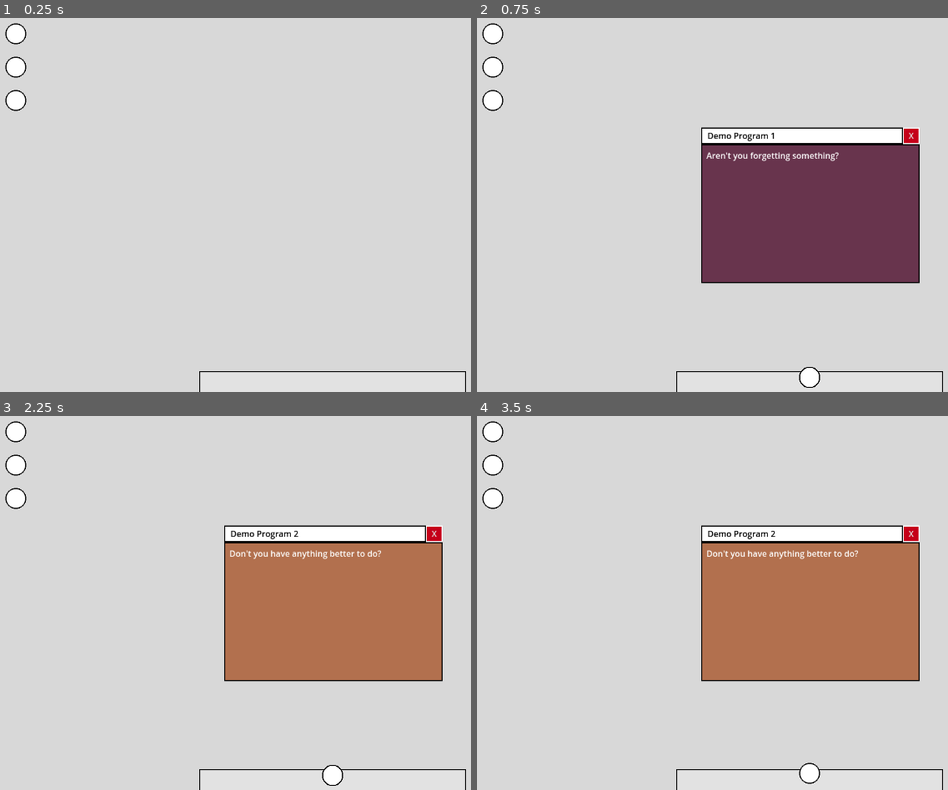
Above: before the commit, frames 1-4 (two rows, left to right).
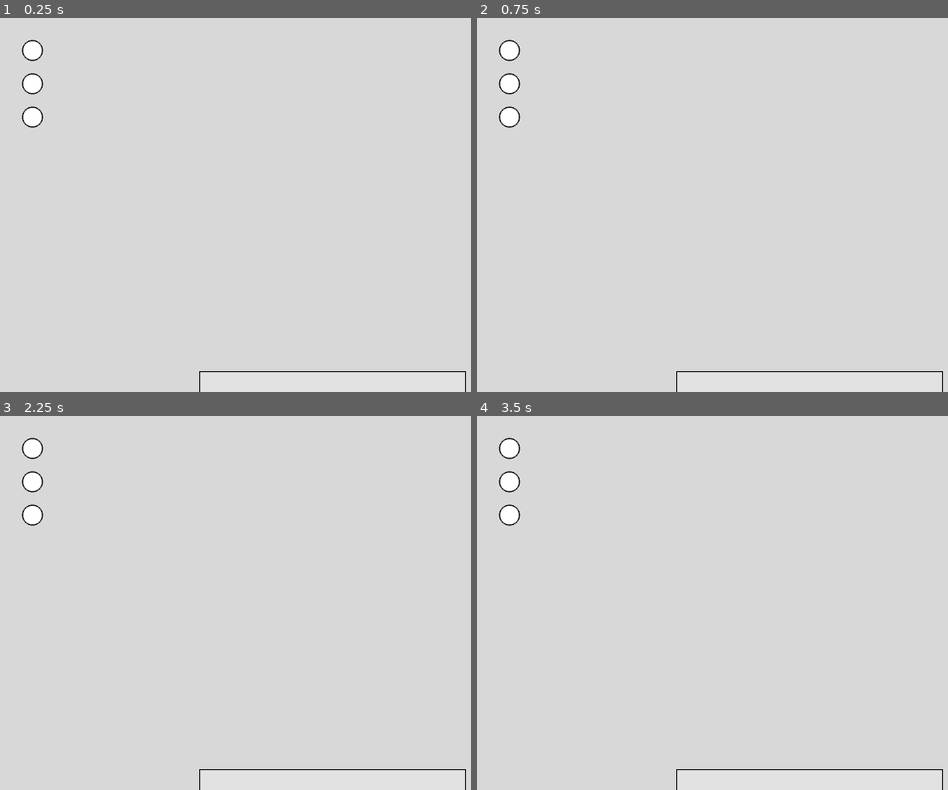
Above: after the commit, the same moments.

Repository: MunnChai/GMTKGameJam2025
Game: Godot game, scene res://desktop/desktop.tscn
Same seed, same stepped clock (60 frames per second), same inputs: the game is played once before the commit and once after it. The project has no main scene, so this scene is started directly.
Inputs (mouse positions are in pixels of both pictures, inside the frame that each line leads up to):
- Up to frame 1 (0.25 s): no input
- Up to frame 2 (0.75 s): click (491, 32) at 0.52 s
- Up to frame 3 (2.25 s): click (433, 531) at 1.25 s, where only the run before the commit has a clickable "X"; click (14, 430) at 2.02 s
- Up to frame 4 (3.5 s): click (811, 775) at 2.77 s

The runs differ from the first frame. In frame 1, 1.2% of the frame differs, in the area x 1-10%, y 1-30%; in frame 2, 21%; in frame 3, 21%; in frame 4, 21%, in the area x 1-94%, y 1-99%.

Commit message:
Add basic error popup, make close animation play on top

Diff:
--- a/game/gmtkgamejam2025/desktop/desktop.gd
+++ b/game/gmtkgamejam2025/desktop/desktop.gd
@@ -11,7 +11,7 @@
 
 ## TODO:
 ## - Make closing windows stay on top while playing close animation
-## - Add shadows to windows
+## - Add movement to hovering icons, add shadows to icons
 
 ## Registry of Window Program ID to PackedScene
 @export var window_packed_scenes: Dictionary[StringName, PackedScene]
--- a/game/gmtkgamejam2025/desktop/desktop.tscn
+++ b/game/gmtkgamejam2025/desktop/desktop.tscn
@@ -1,13 +1,15 @@
-[gd_scene load_steps=5 format=3 uid="uid://baai2h5kog4i6"]
+[gd_scene load_steps=6 format=3 uid="uid://baai2h5kog4i6"]
 
 [ext_resource type="Script" uid="uid://cqjrvgo3y4e3h" path="res://desktop/desktop.gd" id="1_cg3fv"]
 [ext_resource type="PackedScene" uid="uid://lysrnk033b8v" path="res://desktop/window/test_window/test_window.tscn" id="2_87qqj"]
+[ext_resource type="PackedScene" uid="uid://84nw05m865xp" path="res://desktop/window/error_popup/error_popup.tscn" id="3_irqsv"]
 [ext_resource type="PackedScene" uid="uid://bf2h01ok52xw4" path="res://desktop/shortcut_icon/shortcut_icon.tscn" id="3_py4qr"]
 [ext_resource type="PackedScene" uid="uid://bgj7bok1k4k1n" path="res://desktop/task_bar/task_bar.tscn" id="4_xkt3d"]
 
 [node name="Desktop" type="Node2D"]
 script = ExtResource("1_cg3fv")
 window_packed_scenes = Dictionary[StringName, PackedScene]({
+&"error": ExtResource("3_irqsv"),
 &"hello_world": ExtResource("2_87qqj")
 })
 
@@ -45,10 +47,10 @@
 grow_horizontal = 2
 grow_vertical = 2
 mouse_filter = 2
-theme_override_constants/margin_left = 32
-theme_override_constants/margin_top = 32
-theme_override_constants/margin_right = 32
-theme_override_constants/margin_bottom = 32
+theme_override_constants/margin_left = 64
+theme_override_constants/margin_top = 64
+theme_override_constants/margin_right = 64
+theme_override_constants/margin_bottom = 64
 
 [node name="VBoxContainer" type="VBoxContainer" parent="CanvasLayer/DesktopIcons"]
 layout_mode = 2
@@ -68,8 +70,9 @@
 
 [node name="ShortcutIcon3" parent="CanvasLayer/DesktopIcons/VBoxContainer" instance=ExtResource("3_py4qr")]
 layout_mode = 2
+app_id = &"error"
 args = Dictionary[StringName, Variant]({
-&"color": Color(1, 1, 1, 1)
+&"text": "Something went wrong!"
 })
 
 [node name="Windows" type="Control" parent="CanvasLayer"]
--- a/game/gmtkgamejam2025/desktop/shortcut_icon/shortcut_icon.gd
+++ b/game/gmtkgamejam2025/desktop/shortcut_icon/shortcut_icon.gd
@@ -20,14 +20,21 @@
 @export var args: Dictionary[StringName, Variant]
 var window_instance: DesktopWindow
 
+var being_removed := false
+
 func _ready() -> void:
 	%Button.pressed.connect(_on_pressed)
 
 func _on_pressed() -> void:
+	if being_removed:
+		return
 	trigger()
+	TweenUtil.pop_delta(self, Vector2(0.2, 0.2), 0.3)
 
 ## Trigger this shortcut
 func trigger() -> void:
+	if being_removed:
+		return
 	match type:
 		IconType.BOOT_NEW:
 			if Desktop.is_instanced():
@@ -42,3 +49,10 @@
 					window_instance = Desktop.instance.execute(app_id, args)
 				else:
 					Desktop.instance.bring_to_front(window_instance)
+
+func remove() -> void:
+	if being_removed:
+		return
+	being_removed = true
+	await TweenUtil.scale_to(self, Vector2.ZERO, 0.3).finished
+	queue_free()
--- a/game/gmtkgamejam2025/desktop/task_bar/task_bar.gd
+++ b/game/gmtkgamejam2025/desktop/task_bar/task_bar.gd
@@ -33,7 +33,7 @@
 	shortcuts.erase(shortcut)
 	window_dict.erase(window)
 
-	shortcut.queue_free()
+	shortcut.remove()
 
 	_arrange_icons()
 
--- a/game/gmtkgamejam2025/desktop/window/desktop_window.gd
+++ b/game/gmtkgamejam2025/desktop/window/desktop_window.gd
@@ -68,6 +68,7 @@
 ## Override to supply your own shutdown behaviour
 func close() -> void:
 	while not all_clear_for_queue_free:
+		move_to_front()
 		await get_tree().process_frame
 	queue_free()
 
--- /dev/null
+++ b/game/gmtkgamejam2025/desktop/window/error_popup/error_popup.gd
@@ -0,0 +1,31 @@
+class_name ErrorPopup
+extends DesktopWindow
+
+## ---
+## ERROR POPUP (WINDOW)
+## A window for error popups
+## ---
+
+static var error_counter := 0
+
+func _ready() -> void:
+	super._ready()
+
+	closed.connect(_on_close)
+
+## @OVERRIDE
+func boot(args: Dictionary = {}) -> void:
+	# Pick text
+	if args.has("text"):
+		%RichTextLabel.text = args.get("text")
+
+	%WindowBar.set_window_title("ERROR")
+
+	position += Vector2(32, -32) * error_counter
+	target_pos = position
+	constrain_to_viewport()
+
+	error_counter += 1
+
+func _on_close() -> void:
+	error_counter -= 1
--- /dev/null
+++ b/game/gmtkgamejam2025/desktop/window/error_popup/error_popup.tscn
@@ -0,0 +1,144 @@
+[gd_scene load_steps=7 format=3 uid="uid://84nw05m865xp"]
+
+[ext_resource type="Script" uid="uid://vi20quwut0sn" path="res://desktop/window/error_popup/error_popup.gd" id="1_mrpge"]
+[ext_resource type="PackedScene" uid="uid://b24nf7m03xv4b" path="res://desktop/window/juice_pivot/juice_pivot.tscn" id="2_vcos1"]
+[ext_resource type="PackedScene" uid="uid://bx3qmlit7do7s" path="res://desktop/window/window_bar/window_bar.tscn" id="3_nwmy6"]
+
+[sub_resource type="StyleBoxFlat" id="StyleBoxFlat_712ap"]
+bg_color = Color(0, 0, 0, 0.294118)
+
+[sub_resource type="StyleBoxFlat" id="StyleBoxFlat_mrpge"]
+bg_color = Color(1, 1, 1, 1)
+border_width_left = 2
+border_width_top = 2
+border_width_right = 2
+border_width_bottom = 2
+border_color = Color(0, 0, 0, 1)
+
+[sub_resource type="StyleBoxFlat" id="StyleBoxFlat_ra3x3"]
+bg_color = Color(0.768627, 0, 0.0980392, 1)
+border_width_left = 2
+border_width_top = 2
+border_width_right = 2
+border_width_bottom = 2
+border_color = Color(0, 0, 0, 1)
+corner_radius_top_left = 1000
+corner_radius_top_right = 1000
+corner_radius_bottom_right = 1000
+corner_radius_bottom_left = 1000
+anti_aliasing = false
+
+[node name="ErrorPopup" type="ReferenceRect" node_paths=PackedStringArray("window_bar")]
+offset_right = 244.0
+offset_bottom = 164.0
+script = ExtResource("1_mrpge")
+window_bar = NodePath("JuicePivot/MainPanel/VerticalSplit/WindowBar")
+
+[node name="JuicePivot" parent="." instance=ExtResource("2_vcos1")]
+layout_mode = 1
+
+[node name="MainPanel" type="PanelContainer" parent="JuicePivot"]
+unique_name_in_owner = true
+layout_mode = 1
+anchors_preset = 8
+anchor_left = 0.5
+anchor_top = 0.5
+anchor_right = 0.5
+anchor_bottom = 0.5
+offset_left = -122.0
+offset_top = -81.0
+offset_right = 122.0
+offset_bottom = 82.0
+grow_horizontal = 2
+grow_vertical = 2
+mouse_filter = 1
+
+[node name="Control" type="Control" parent="JuicePivot/MainPanel"]
+layout_mode = 2
+mouse_filter = 2
+
+[node name="ShadowPanel" type="Panel" parent="JuicePivot/MainPanel/Control"]
+layout_mode = 1
+anchors_preset = 15
+anchor_right = 1.0
+anchor_bottom = 1.0
+offset_top = 16.0
+offset_bottom = 16.0
+grow_horizontal = 2
+grow_vertical = 2
+mouse_filter = 2
+theme_override_styles/panel = SubResource("StyleBoxFlat_712ap")
+
+[node name="VerticalSplit" type="VBoxContainer" parent="JuicePivot/MainPanel"]
+layout_mode = 2
+theme_override_constants/separation = 0
+
+[node name="WindowBar" parent="JuicePivot/MainPanel/VerticalSplit" instance=ExtResource("3_nwmy6")]
+unique_name_in_owner = true
+layout_mode = 2
+
+[node name="BgPanelContainer" type="PanelContainer" parent="JuicePivot/MainPanel/VerticalSplit"]
+unique_name_in_owner = true
+layout_mode = 2
+size_flags_vertical = 3
+mouse_filter = 1
+theme_override_styles/panel = SubResource("StyleBoxFlat_mrpge")
+
+[node name="WindowContent" type="MarginContainer" parent="JuicePivot/MainPanel/VerticalSplit/BgPanelContainer"]
+layout_mode = 2
+size_flags_vertical = 3
+theme_override_constants/margin_left = 8
+theme_override_constants/margin_top = 8
+theme_override_constants/margin_right = 8
+theme_override_constants/margin_bottom = 8
+
+[node name="HBoxContainer" type="HBoxContainer" parent="JuicePivot/MainPanel/VerticalSplit/BgPanelContainer/WindowContent"]
+layout_mode = 2
+
+[node name="Control2" type="Control" parent="JuicePivot/MainPanel/VerticalSplit/BgPanelContainer/WindowContent/HBoxContainer"]
+layout_mode = 2
+mouse_filter = 1
+
+[node name="Panel" type="Panel" parent="JuicePivot/MainPanel/VerticalSplit/BgPanelContainer/WindowContent/HBoxContainer"]
+custom_minimum_size = Vector2(64, 64)
+layout_mode = 2
+size_flags_horizontal = 4
+size_flags_vertical = 4
+mouse_filter = 1
+theme_override_styles/panel = SubResource("StyleBoxFlat_ra3x3")
+
+[node name="RichTextLabel" type="RichTextLabel" parent="JuicePivot/MainPanel/VerticalSplit/BgPanelContainer/WindowContent/HBoxContainer/Panel"]
+layout_mode = 1
+anchors_preset = 8
+anchor_left = 0.5
+anchor_top = 0.5
+anchor_right = 0.5
+anchor_bottom = 0.5
+offset_left = -20.0
+offset_top = -20.0
+offset_right = 20.0
+offset_bottom = 20.0
+grow_horizontal = 2
+grow_vertical = 2
+mouse_filter = 1
+theme_override_font_sizes/normal_font_size = 32
+text = "X"
+fit_content = true
+scroll_active = false
+horizontal_alignment = 1
+vertical_alignment = 1
+
+[node name="Control" type="Control" parent="JuicePivot/MainPanel/VerticalSplit/BgPanelContainer/WindowContent/HBoxContainer"]
+custom_minimum_size = Vector2(7.29, 0)
+layout_mode = 2
+mouse_filter = 1
+
+[node name="RichTextLabel" type="RichTextLabel" parent="JuicePivot/MainPanel/VerticalSplit/BgPanelContainer/WindowContent/HBoxContainer"]
+unique_name_in_owner = true
+layout_mode = 2
+size_flags_horizontal = 3
+mouse_filter = 1
+theme_override_colors/default_color = Color(0, 0, 0, 1)
+text = "ERROR: An error happened."
+fit_content = true
+vertical_alignment = 1
--- a/game/gmtkgamejam2025/desktop/window/test_window/test_window.gd
+++ b/game/gmtkgamejam2025/desktop/window/test_window/test_window.gd
@@ -21,17 +21,17 @@
 
 ## @OVERRIDE
 func boot(args: Dictionary = {}) -> void:
-	print("You are booting the test window!")
-	if not args.is_empty():
-		print("You have arguments!")
-		print("Keys: " + str(args.keys()))
-		print("Values: " + str(args.values()))
-		print("Arguing is not allowed.")
-	else:
-		print("You have no arguments.")
-		print("I like that about you.")
-		print("You do not do silly things like \"talk\", or \"have opinions.\"")
-		print("Very well!")
+	#print("You are booting the test window!")
+	#if not args.is_empty():
+		#print("You have arguments!")
+		#print("Keys: " + str(args.keys()))
+		#print("Values: " + str(args.values()))
+		#print("Arguing is not allowed.")
+	#else:
+		#print("You have no arguments.")
+		#print("I like that about you.")
+		#print("You do not do silly things like \"talk\", or \"have opinions.\"")
+		#print("Very well!")
 
 	# Pick text
 	%RichTextLabel.text = demo_strings[Desktop.window_counter % demo_strings.size()]
--- a/game/gmtkgamejam2025/desktop/window/test_window/test_window.tscn
+++ b/game/gmtkgamejam2025/desktop/window/test_window/test_window.tscn
@@ -1,8 +1,11 @@
-[gd_scene load_steps=5 format=3 uid="uid://lysrnk033b8v"]
+[gd_scene load_steps=6 format=3 uid="uid://lysrnk033b8v"]
 
 [ext_resource type="Script" uid="uid://csl8qcwcrq6i1" path="res://desktop/window/test_window/test_window.gd" id="1_cxhuy"]
 [ext_resource type="PackedScene" uid="uid://b24nf7m03xv4b" path="res://desktop/window/juice_pivot/juice_pivot.tscn" id="2_712ap"]
 [ext_resource type="PackedScene" uid="uid://bx3qmlit7do7s" path="res://desktop/window/window_bar/window_bar.tscn" id="2_y4nv2"]
+
+[sub_resource type="StyleBoxFlat" id="StyleBoxFlat_712ap"]
+bg_color = Color(0, 0, 0, 0.294118)
 
 [sub_resource type="StyleBoxFlat" id="StyleBoxFlat_cxhuy"]
 bg_color = Color(0.321728, 0.321728, 0.321728, 1)
@@ -29,6 +32,22 @@
 offset_right = 209.5
 offset_bottom = 149.5
 mouse_filter = 1
+
+[node name="Control" type="Control" parent="JuicePivot/MainPanel"]
+layout_mode = 2
+mouse_filter = 2
+
+[node name="ShadowPanel" type="Panel" parent="JuicePivot/MainPanel/Control"]
+layout_mode = 1
+anchors_preset = 15
+anchor_right = 1.0
+anchor_bottom = 1.0
+offset_top = 16.0
+offset_bottom = 16.0
+grow_horizontal = 2
+grow_vertical = 2
+mouse_filter = 2
+theme_override_styles/panel = SubResource("StyleBoxFlat_712ap")
 
 [node name="VerticalSplit" type="VBoxContainer" parent="JuicePivot/MainPanel"]
 layout_mode = 2
Not shown, added: game/gmtkgamejam2025/desktop/window/error_popup/error_popup.gd.uid
